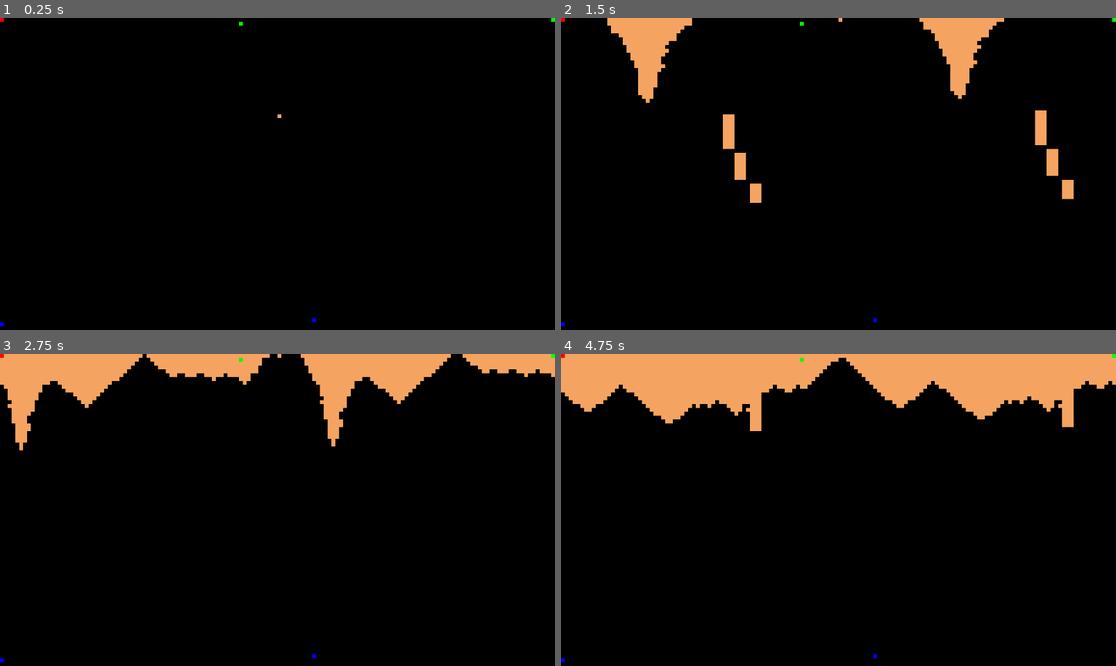
Above: before the commit, frames 1-4 (two rows, left to right).
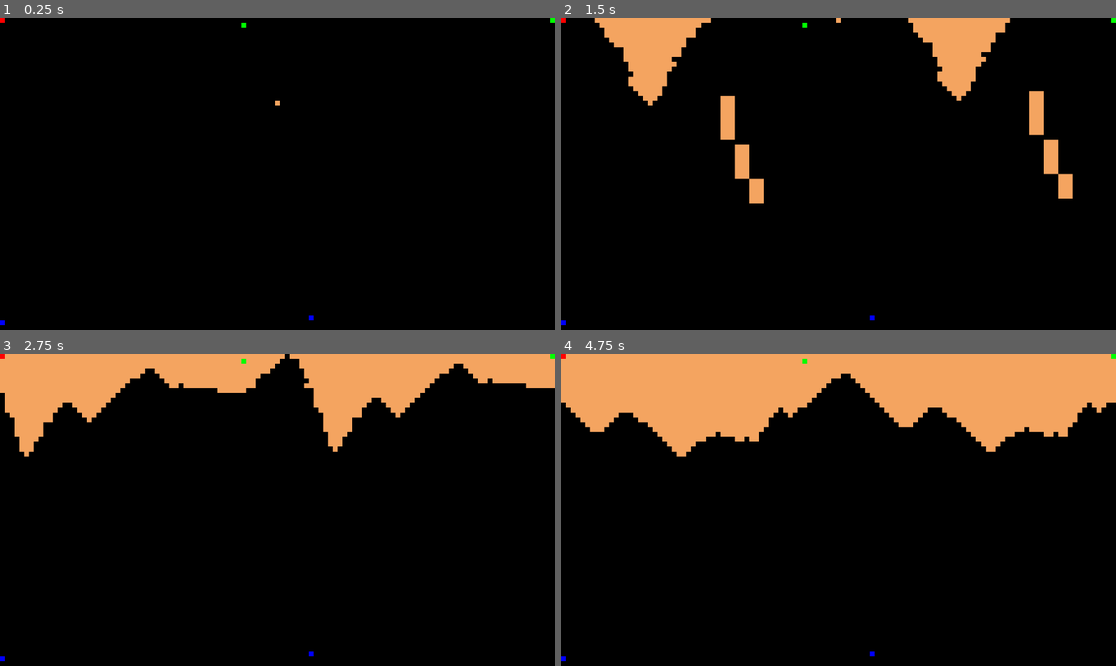
Above: after the commit, the same moments.

Repository: CoffeeCatRailway/Sand-Simulation
Game: Godot game, scene res://scenes/sand_sim.tscn
The game is run twice, just before and just after one commit, with the same random seed, the same clock (stepped at 60 frames per second) and the same inputs.
Inputs (mouse positions are in pixels of both pictures, inside the frame that each line leads up to):
- Up to frame 1 (0.25 s): no input
- Up to frame 2 (1.5 s): tap Enter at 0.5 s; move the mouse to (960, 158) at 0.52 s; press the mouse at (960, 158) at 0.53 s; hold Up (ui_up) 0.53-1.25 s; right-click (960, 158) at 0.8 s; release the mouse at (960, 158) at 1.25 s; drag from (727, 189) to (810, 236) at 1.27 s
- Up to frame 3 (2.75 s): move the mouse to (333, 441) at 2.02 s; press the mouse at (333, 441) at 2.03 s; hold Up (ui_up) from 2.03 s (still down); right-click (333, 441) at 2.3 s
- Up to frame 4 (4.75 s): release Up (ui_up) at 2.75 s; release the mouse at (894, 441) at 2.75 s; drag from (810, 572) to (672, 463) at 2.77 s; move the mouse to (1005, 556) at 3.52 s; hold Down (ui_down) 3.53-4.25 s; hold Right mouse button (mouse_right) 3.53-4.25 s; tap O at 3.6 s; click (1005, 556) at 3.67 s; tap Space at 4.25 s; drag from (672, 463) to (755, 432) at 4.27 s

The runs differ from the first frame. In frame 1, less than 0.1% of the frame differs, in the area x 0-100%, y 0-99%; in frame 2, 3.2%; in frame 3, 5.0%; in frame 4, 7.8%.
Error after the commit: Parse Error: Identifier "DebugDraw2D" not declared in the current scope. (res://scripts/DebugInfo.gd:4)

Commit message:
debug draw plugin

Diff:
--- a/project.godot
+++ b/project.godot
@@ -14,6 +14,10 @@
 run/main_scene="res://scenes/sand_sim.tscn"
 config/features=PackedStringArray("4.2", "Forward Plus")
 config/icon="res://icon.svg"
+
+[debug_draw_3d]
+
+settings/telemetry_state=1
 
 [dotnet]
 
--- a/scenes/sand_sim.tscn
+++ b/scenes/sand_sim.tscn
@@ -1,28 +1,31 @@
-[gd_scene load_steps=4 format=3 uid="uid://of4jtmorwma1"]
+[gd_scene load_steps=5 format=3 uid="uid://of4jtmorwma1"]
 
-[ext_resource type="Script" path="res://scripts/sand_sim.gd" id="1_vlsb0"]
+[ext_resource type="Script" path="res://scripts/Simulation.gd" id="1_vlsb0"]
 [ext_resource type="Shader" path="res://shaders/sand_sim.gdshader" id="3_gdxei"]
+[ext_resource type="Script" path="res://scripts/DebugInfo.gd" id="3_o7an3"]
 
 [sub_resource type="ShaderMaterial" id="ShaderMaterial_w8h2r"]
 shader = ExtResource("3_gdxei")
+shader_parameter/size = null
 
 [node name="SandSim" type="Node2D"]
 script = ExtResource("1_vlsb0")
-cellSize = 8
 
-[node name="Control" type="Control" parent="."]
+[node name="DebugInfo" type="Node" parent="."]
+script = ExtResource("3_o7an3")
+
+[node name="CanvasLayer" type="CanvasLayer" parent="."]
+follow_viewport_enabled = true
+
+[node name="Control" type="Control" parent="CanvasLayer"]
 layout_mode = 3
 anchors_preset = 15
 anchor_right = 1.0
 anchor_bottom = 1.0
-offset_right = 1152.0
-offset_bottom = 648.0
 grow_horizontal = 2
 grow_vertical = 2
-size_flags_horizontal = 3
-size_flags_vertical = 3
 
-[node name="ColorRect" type="ColorRect" parent="Control"]
+[node name="ColorRect" type="ColorRect" parent="CanvasLayer/Control"]
 material = SubResource("ShaderMaterial_w8h2r")
 layout_mode = 1
 anchors_preset = 15
--- /dev/null
+++ b/scripts/DebugInfo.gd
@@ -0,0 +1,6 @@
+extends Node
+
+func _process(delta) -> void:
+	DebugDraw2D.set_text("Frames", Engine.get_frames_drawn())
+	DebugDraw2D.set_text("FPS", Engine.get_frames_per_second())
+	DebugDraw2D.set_text("Delta", delta)
--- a/scripts/sand_sim.gd
+++ b/scripts/Simulation.gd
@@ -1,5 +1,6 @@
 extends Node2D
 
+@onready var colorRect: ColorRect = $CanvasLayer/Control/ColorRect
 @export var cellSize: int = 10
 
 var width: int
@@ -9,35 +10,39 @@
 var markUpdate := false
 
 func _ready() -> void:
-	var control := Vector2i($Control.size)
+	var control := Vector2i($CanvasLayer/Control.size)
 	width = control.x / cellSize
 	height = control.y / cellSize
 	print("Sim Resolution: %s/%s" % [width, height])
+	colorRect.material.set_shader_parameter("size", Vector2(width, height))
 
 	data.resize(width * height)
 	data.fill(0)
-	data[(height / 2) * height + (width / 2)] = 1
-	data[0 * height + 0] = 2
-	data[0 * height + (width - 1)] = 3
-	data[(height - 2) * height + 0] = 4
+	data[(height / 2) * height + (width / 2)] = 1 	# sand
+	data[0 * height + 0] = 2						# red
+	data[0 * height + (width - 1)] = 3				# green
+	data[(height - 2) * height + 0] = 4				# blue
 
 	passToShader()
 
 func _process(delta) -> void:
 	if Input.is_action_pressed("mouse_left"):
+		var mpos := Vector2i(get_local_mouse_position()) / cellSize
 		for x in range(-1, 2):
 			for y in range(-1, 2):
-				var mpos := Vector2i(get_global_mouse_position())
-				var i = (mpos.y / cellSize + y) * height + (mpos.x / cellSize + x)
+				var i = (mpos.y + y) * height + (mpos.x + x)
 				if data[i] == 0:
 					data[i] = 1
+					markUpdate = true
 	if Input.is_action_pressed("mouse_right"):
+		var mpos := Vector2i(get_local_mouse_position()) / cellSize
+		print(mpos)
 		for x in range(-1, 2):
 			for y in range(-1, 2):
-				var mpos := Vector2i(get_global_mouse_position())
-				var i = (mpos.y / cellSize + y) * height + (mpos.x / cellSize + x)
+				var i = (mpos.y + y) * height + (mpos.x + x)
 				if data[i] != 0:
 					data[i] = 0
+					markUpdate = true
 
 func _physics_process(delta) -> void:
 	simulate()
@@ -80,4 +85,4 @@
 				image.set_pixel(x, y, Color.BLACK)
 
 	var texture = ImageTexture.create_from_image(image)
-	($Control/ColorRect.material as ShaderMaterial).set_shader_parameter("tex", texture)
+	colorRect.material.set_shader_parameter("tex", texture)
--- a/shaders/sand_sim.gdshader
+++ b/shaders/sand_sim.gdshader
@@ -1,7 +1,31 @@
 shader_type canvas_item;
 
 uniform sampler2D tex : filter_nearest, repeat_disable;
+uniform vec2 size;
+
+#define identity mat3(vec3(0., 0., 0.), vec3(0., 1., 0.), vec3(0., 0., 0.))
+#define sharpen mat3(vec3(0., -1., 0.), vec3(-1., 5., -1.), vec3(0., -1., 0.))
+#define boxBlur mat3(vec3(1., 1., 1.), vec3(1., 1., 1.), vec3(1., 1., 1.)) * .1111
+#define gaussianBlur mat3(vec3(1., 2., 1.), vec3(2., 4., 2.), vec3(1., 2., 1.)) * .0625
+#define emboss mat3(vec3(-2., -1., 0.), vec3(-1., 1., 1.), vec3(0., 1., 2.))
+
+// https://www.shadertoy.com/view/fd3Szs
+vec3 convolute(vec2 uv, mat3 kernel)
+{
+	vec3 color = vec3(0.);
+	const float dir[3] = {-1., 0., 1.};
+	for (int x = 0; x < 3; x++)
+	{
+		for (int y = 0; y < 3; y++)
+		{
+			vec2 offset = vec2(dir[x], dir[y]) / size;
+			color += texture(tex, uv + offset).rgb * kernel[x][y];
+		}
+	}
+	return color;
+}
 
 void fragment() {
-	COLOR = texture(tex, UV);
+	vec3 col = convolute(UV, identity);
+	COLOR = vec4(col, 1.);
 }
Not shown, added: addons/debug_draw_3d/gen/csharp/log.txt
Not shown, added: addons/debug_draw_3d/libs/.gdignore
Not shown, added: addons/debug_draw_3d/LICENSE
Not shown, added: addons/debug_draw_3d/README.md
Not shown, added: addons/debug_draw_3d/debug_draw_3d.gdextension
Not shown, added: addons/debug_draw_3d/gen/csharp/DebugDrawGeneratedAPI.cs
Not shown, added: addons/debug_draw_3d/libs/libdd3d.android.template_debug.arm32.so
Not shown, added: addons/debug_draw_3d/libs/libdd3d.android.template_debug.arm64.so
Not shown, added: addons/debug_draw_3d/libs/libdd3d.android.template_debug.x86_32.so
Not shown, added: addons/debug_draw_3d/libs/libdd3d.android.template_debug.x86_64.so
Not shown, added: addons/debug_draw_3d/libs/libdd3d.android.template_release.arm32.so
Not shown, added: addons/debug_draw_3d/libs/libdd3d.android.template_release.arm64.so
(and 18 more such lines)
